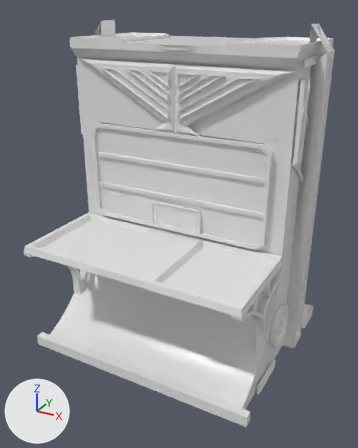
A saved change to the FBX model Assets/3D Assets/LevelAsset/Asset/Oven.fbx.
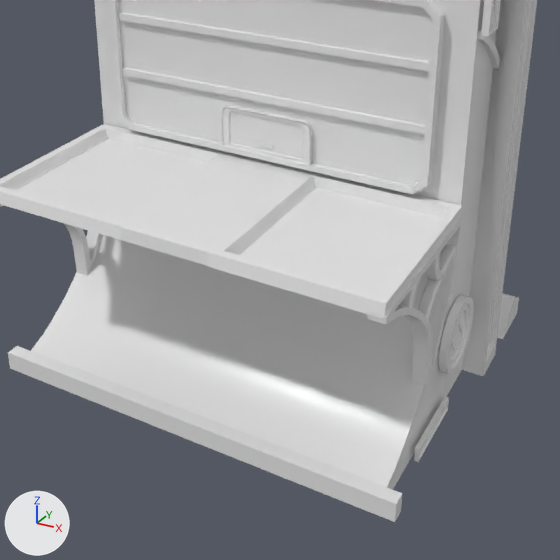
Each version is shown whole from a camera (50 mm lens) standing at (2.26, -4.33, 3.26) and looking at (0.13, -0.45, 1.32), then close up on the part from 9% to 94% of the width and 32% to 100% of the height. The lights are fixed; the arrows at lower left show +X, +Y and +Z. The older version's two pictures come first. Where no turn or scale is listed for an object, it has been applied to the vertices. Vertices at exactly the same position are counted once.

Script lines for the objects in view, before the commit:
```python
me_mesh = bpy.data.meshes.new('Mesh')
me_mesh.from_pydata(...)  # 3486 vertices, 2998 faces; spans x -1.25..1.25, y -1.02..1.02, z -1.57..1.57
# faces by material slot: [2738, 72, 27, 161]
me_mesh.materials.append(mat_uv01_m)  # white #e7e7e7
me_mesh.materials.append(mat_uv03_m)  # white #e7e7e7
me_mesh.materials.append(mat_glass_m)  # white #e7e7e7
me_mesh.materials.append(mat_uv02_m)  # white #e7e7e7
ob_oven = bpy.data.objects.new('Oven', me_mesh)
ob_oven.location = (0.031, -0.385, 1.558)
```
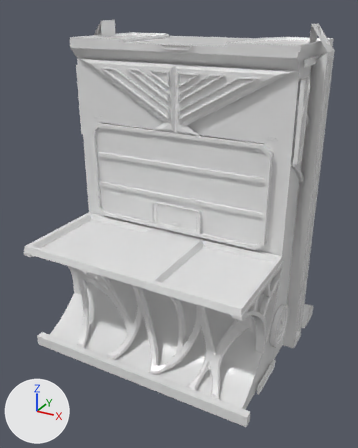
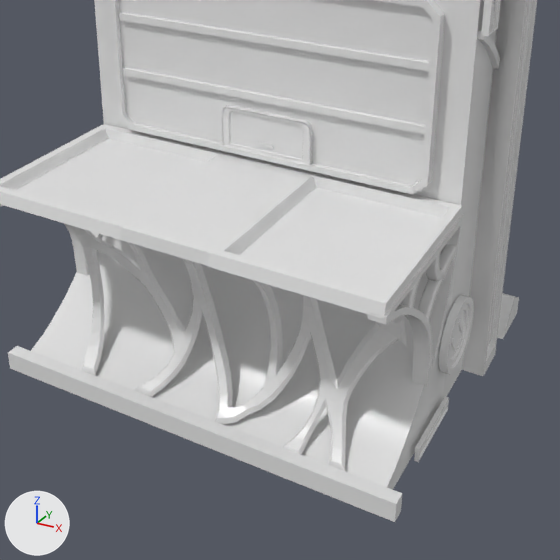
Boxes (x1, y1, x2, y2) around the edits, measured in the close-ups (560 x 560 px):
part 1 of me_mesh, added: after (69, 225, 407, 471)

What changed in the scene script:
```text
Add mat_uv04_m:
    mat_uv04_m = principled_material('UV04_M')
    mat_uv04_m.base_color = (0.8, 0.8, 0.8)  # white #e7e7e7
    mat_uv04_m.roughness = 0.2
Change me_mesh:
    used by ob_oven; location = (0.031, -0.385, 1.558)
    remove me_mesh.from_pydata(...)  # 3486 vertices, 2998 faces; spans x -1.25..1.25, y -1.02..1.02, z -1.57..1.57
    add me_mesh.from_pydata(...)  # 4067 vertices, 3445 faces; spans x -1.25..1.25, y -1.02..1.02, z -1.57..1.57
    me_mesh part 1: a new loose piece of 581 vertices spanning x -1.0..1.11, y -0.98..-0.58, z -1.45..-0.4, in mat_uv04_m (white #e7e7e7)
    add me_mesh.materials.append(mat_uv04_m)  # white #e7e7e7
```
